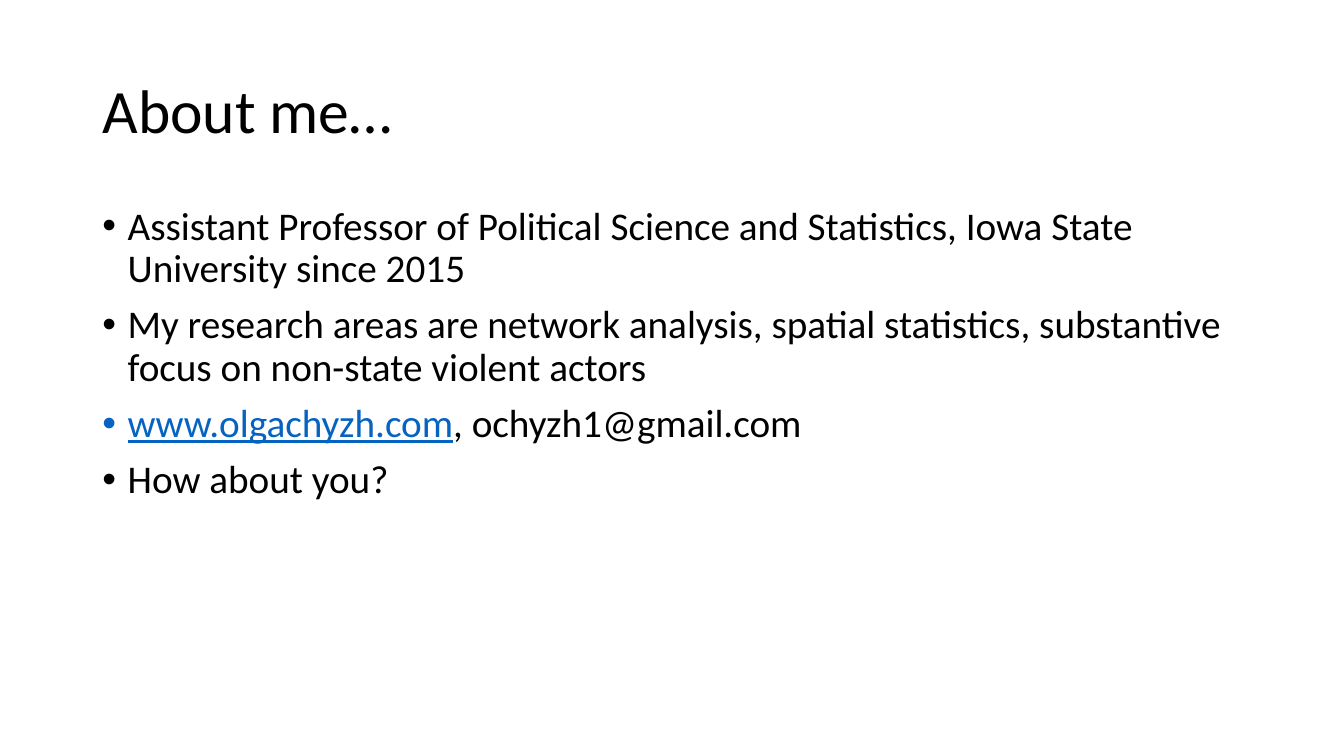
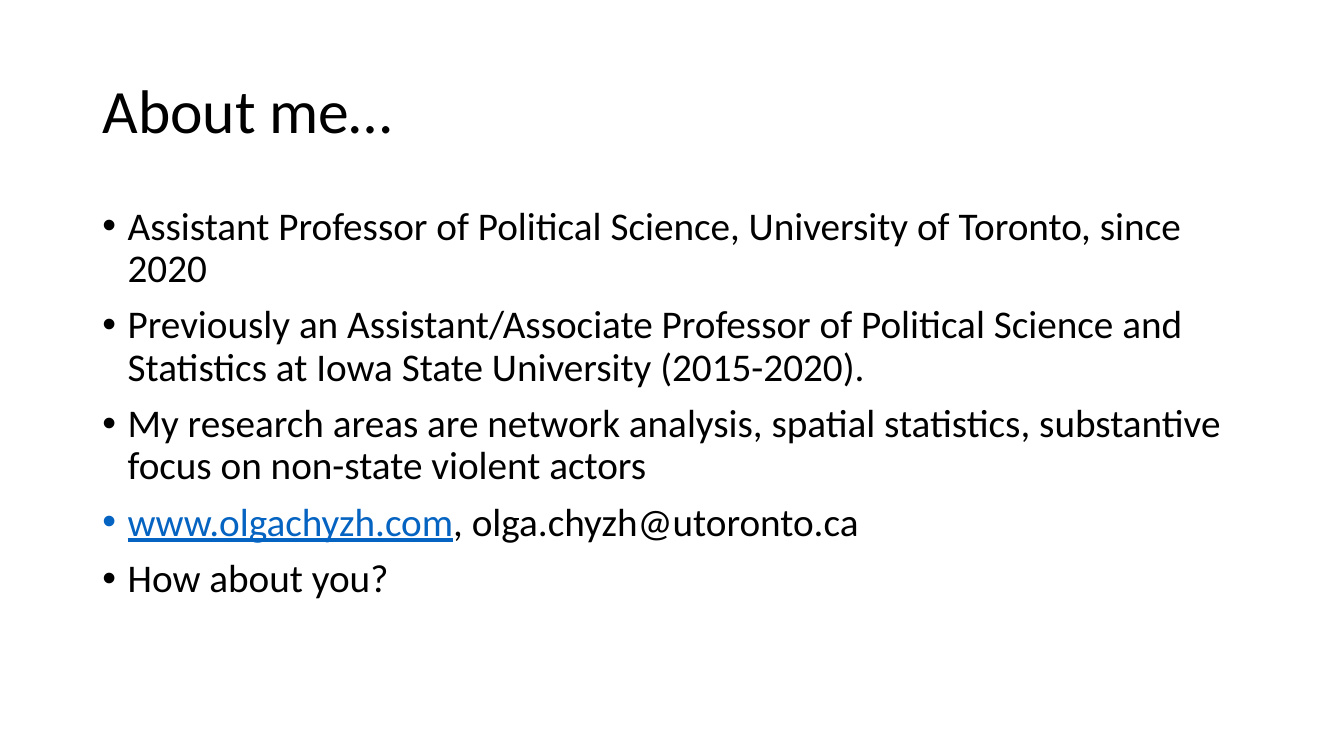
Before and after one commit to ochyzh/POL478, a slide deck: slide 3 of public/materials/01_Introduction.pptx. Drawn at 1344x756 pixels with LibreOffice and Linux fonts; fonts in the diff are those of the drawing. Boxes give left, top, right and bottom in pixels: in the first picture for what was removed or moved away, otherwise in the second. Text is boxed around its words. In the diff, an @@ line names an element or a change of style, - is before the commit and + after.

```diff
--- a/public/materials/01_Introduction.pptx
+++ b/public/materials/01_Introduction.pptx
@@ text at bbox=[128, 212, 1182, 388]: text changed @@
-• Assistant Professor of Political Science and Statistics, Iowa State University since 2015
+• Assistant Professor of Political Science, University of Toronto, since 2020
+• Previously an Assistant/Associate Professor of Political Science and Statistics at Iowa State University (2015-2020).
@@ text at bbox=[128, 508, 859, 543]: text changed @@
-• www.olgachyzh.com, ochyzh1@gmail.com
+• www.olgachyzh.com, olga.chyzh@utoronto.ca
```
Also in this commit, not shown: 9 other slides changed.
